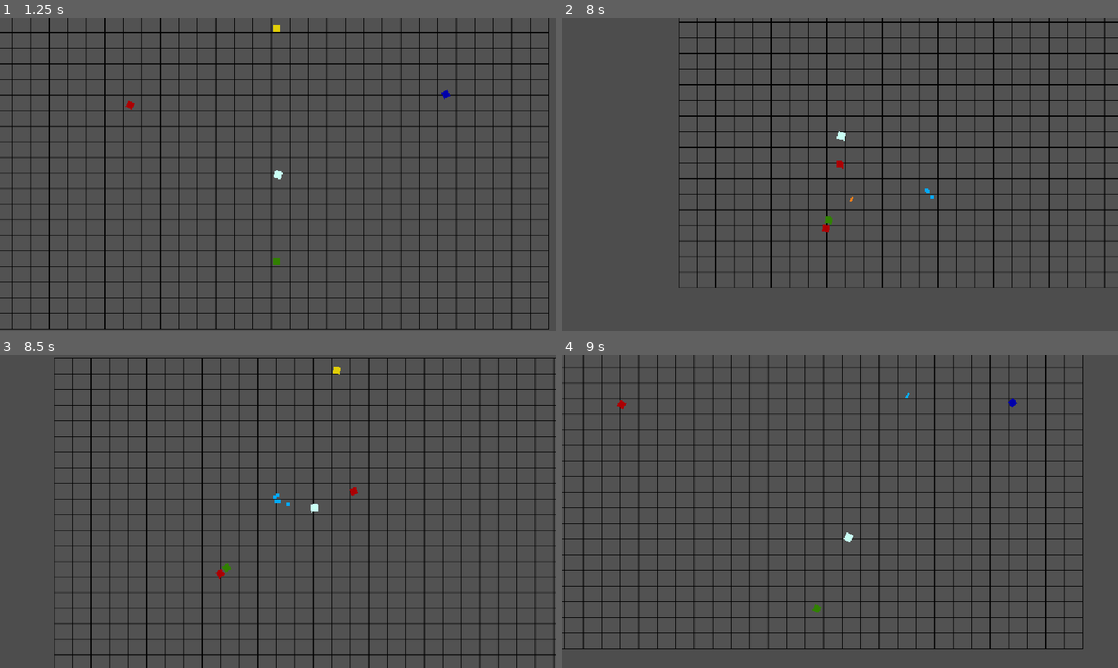
Above: before the commit, frames 1-4 (two rows, left to right).
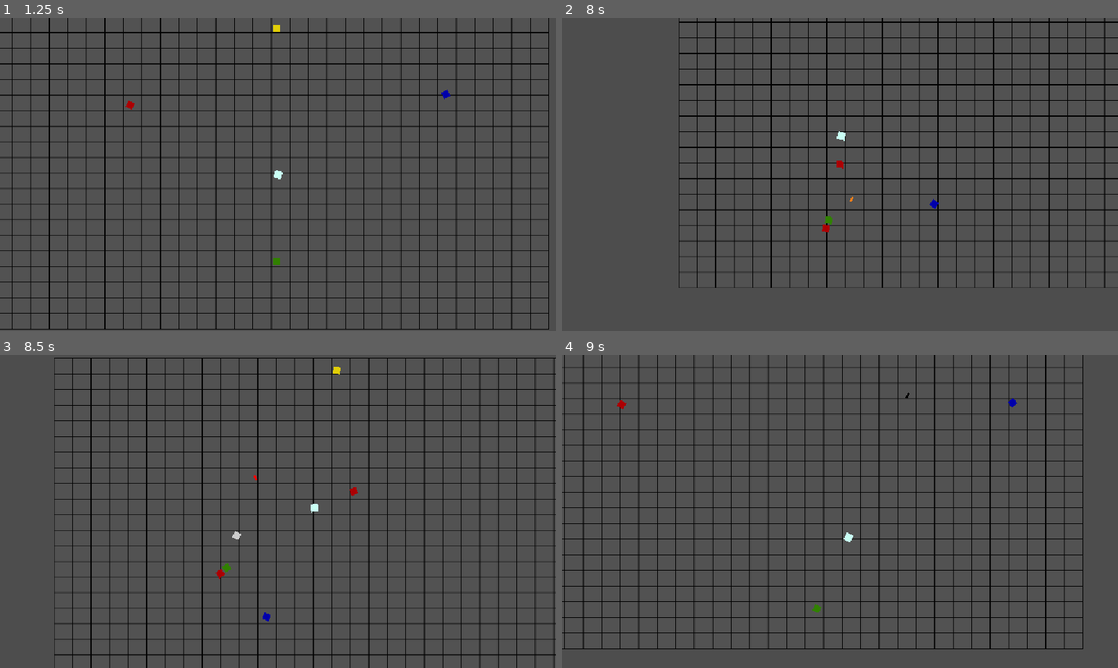
Above: after the commit, the same moments.

Repository: EmpexOri/OperationHavok
Game: Godot game, scene res://Scenes/MenuScene.tscn
Two runs of this game, one before a commit and one after it. Both use one fixed random seed, a clock stepped at 60 frames per second and the inputs below.
Inputs (mouse positions are in pixels of both pictures, inside the frame that each line leads up to):
- Up to frame 1 (1.25 s): click "Play" at 0.5 s
- Up to frame 2 (8 s): move the mouse to (962, 158) at 1.27 s; hold D (right) 1.28-2.03 s; click (962, 158) at 1.35 s; move the mouse to (728, 190) at 2.02 s; hold S (down) 2.03-2.78 s; click (728, 190) at 2.1 s; move the mouse to (895, 105) at 2.77 s; hold D (right) 2.78-3.53 s; click (895, 105) at 2.85 s; move the mouse to (812, 237) at 3.52 s; hold W (up) 3.53-4.28 s; click (812, 237) at 3.6 s; move the mouse to (1006, 221) at 4.27 s; hold A (left) 4.28-5.78 s; click (1006, 221) at 4.35 s; move the mouse to (673, 127) at 5.02 s; click (673, 127) at 5.1 s; move the mouse to (867, 174) at 5.77 s; hold S (down) 5.78-6.53 s; click (867, 174) at 5.85 s; move the mouse to (756, 96) at 6.52 s; hold D (right) 6.53-7.28 s; click (756, 96) at 6.6 s; move the mouse to (962, 158) at 7.27 s; hold W (up) from 7.28 s (still down); click (962, 158) at 7.35 s
- Up to frame 3 (8.5 s): move the mouse to (166, 527) at 8.02 s; release W (up) at 8.03 s; hold D (right) from 8.03 s (still down); click (166, 527) at 8.1 s
- Up to frame 4 (9 s): move the mouse to (895, 442) at 8.77 s; release D (right) at 8.78 s; hold S (down) from 8.78 s (still down); click (895, 442) at 8.85 s

Frame 1 is identical in both runs. In frame 2, less than 0.1% of the frame differs, in the area x 65-68%, y 54-61%; in frame 3, less than 0.1%, in the area x 41-53%, y 38-86%; in frame 4, less than 0.1%.

Commit message:
Technomancer Beggining (very unoptimised)

Diff:
--- a/Assets/Scripts/Enemy/enemy.gd
+++ b/Assets/Scripts/Enemy/enemy.gd
@@ -3,12 +3,24 @@
 var Speed = 180
 #var Enemy = preload("res://Scenes/Misc/enemy.tscn")
 var xp_scene = preload("res://Scenes/Misc/xp.tscn")
+var Target = "Player"
 
 func _ready():
-	pass
+	add_to_group("Enemy")
+	print(Target)
 
 func _physics_process(_delta):
-	var Player = get_parent().get_node("Player")
+	var Player = Target
+	if is_in_group("Enemy"):
+		Player = get_parent().get_node(Target)
+	elif is_in_group("Bullet") and get_tree().get_nodes_in_group("Enemy").size() > 0 and is_instance_valid(Target):
+		Player = get_parent().get_node(Target)
+	elif is_in_group("Bullet") and get_tree().get_nodes_in_group("Enemy").size() > 0 and not is_instance_valid(Target):
+		if get_tree().get_nodes_in_group("Enemy").size() > 0:
+			Target = get_tree().get_nodes_in_group("Enemy")[0].get_path()
+			Player = get_parent().get_node(Target)
+	else:
+		Player = "Player"
 
 	var Direction = (Player.position - position).normalized()
 	velocity = Direction * Speed
@@ -26,7 +38,17 @@
 	get_parent().add_child(xp)
 
 func _on_area_2d_body_entered(body: Node2D):
-	if body.is_in_group("Bullet"): # Fixed
+	if is_in_group("Enemy") and body.is_in_group("Bullet"): # Fixed
 		for i in range(2):
 			drop_xp()
 		queue_free()
+	elif body.is_in_group("Spell"):
+		remove_from_group("Enemy")
+		add_to_group("Bullet")
+		var sprite = get_node("Sprite2D")
+		sprite.modulate = Color(0.8, 0.8, 0.8)
+		if get_tree().get_nodes_in_group("Enemy").size() > 0:
+			Target = get_tree().get_nodes_in_group("Enemy")[0].get_path()
+			print(Target)
+	elif is_in_group("Bullet") and body.is_in_group("Enemy"):
+		queue_free()
--- a/Assets/Scripts/Enemy/enemy2.gd
+++ b/Assets/Scripts/Enemy/enemy2.gd
@@ -9,6 +9,7 @@
 var xp_scene = preload("res://Scenes/Misc/xp.tscn")
 
 func _ready():
+	add_to_group("Enemy")
 	OrbitDirection = [-1, 1].pick_random()
 	start_firing_timer()
 
--- a/Assets/Scripts/Enemy/enemy3.gd
+++ b/Assets/Scripts/Enemy/enemy3.gd
@@ -5,6 +5,7 @@
 var xp_scene = preload("res://Scenes/Misc/xp.tscn")
 
 func _ready():
+	add_to_group("Enemy")
 	start_timer()
 
 func _physics_process(_delta):
--- a/Assets/Scripts/Enemy/enemy4.gd
+++ b/Assets/Scripts/Enemy/enemy4.gd
@@ -7,6 +7,7 @@
 var xp_scene = preload("res://Scenes/Misc/xp.tscn")
 
 func _ready():
+	add_to_group("Enemy")
 	start_firing_timer()
 
 func _physics_process(_delta):
--- /dev/null
+++ b/Assets/Scripts/Player Scripts/Technomancer.gd
@@ -0,0 +1,17 @@
+extends Node2D
+
+var MoveSpeed = 250
+var BulletSpeed = 1500
+var Bullet = preload("res://Scenes/Misc/bullet.tscn")
+
+func brainwash(Player: Node2D):
+	var BulletInstance = Bullet.instantiate()
+	BulletInstance.name = "Spell_" + str(randi())  # Assigns a unique name
+	BulletInstance.get_node("Sprite2D").modulate = Color(0, 0, 0)  # Black color
+	BulletInstance.add_to_group("Spell")
+	var Direction = (Player.get_global_mouse_position() - Player.global_position).normalized()
+	var OffsetDistance = 30
+	BulletInstance.position = Player.global_position + (Direction * OffsetDistance)
+	BulletInstance.rotation = Direction.angle()
+	BulletInstance.linear_velocity = Direction * BulletSpeed
+	Player.get_tree().get_root().call_deferred("add_child", BulletInstance)
--- a/Assets/Scripts/Player Scripts/player.gd
+++ b/Assets/Scripts/Player Scripts/player.gd
@@ -3,13 +3,15 @@
 var MoveSpeed = 250
 var BulletSpeed = 1500
 var Bullet = preload("res://Scenes/Misc/bullet.tscn")
+var Class = preload("res://Assets/Scripts/Player Scripts/Technomancer.gd").new()
+var Mode = "ability"
 
 func _ready():
 	add_to_group("player")
 	var timer = Timer.new()
 	timer.wait_time = 0.25
 	timer.one_shot = false  # Timer only goes once
-	timer.connect("timeout", Callable(self, "fire")) # Executes the spawn function once timer has ended
+	timer.connect("timeout", Callable(self, Mode)) # Executes the spawn function once timer has ended
 	add_child(timer)
 	timer.start()
 
@@ -35,8 +37,12 @@
 
 	look_at(get_global_mouse_position())
 
-	#if Input.is_action_just_pressed("LMB"):
-		#fire()
+	if Input.is_action_just_pressed("LMB"):
+		Class.brainwash(self)
+		Mode = "ability"
+
+func ability():
+	Class.brainwash(self)
 
 func fire():
 	var BulletInstance = Bullet.instantiate()
@@ -54,5 +60,5 @@
 
 
 func _on_area_2d_body_entered(body: Node2D) -> void:
-	if "Enemy" in body.name or body.is_in_group("Laser"):
+	if body.is_in_group("Enemy") or body.is_in_group("Laser"):
 		kill()
Not shown, added: Assets/Scripts/Player Scripts/Technomancer.gd.uid
